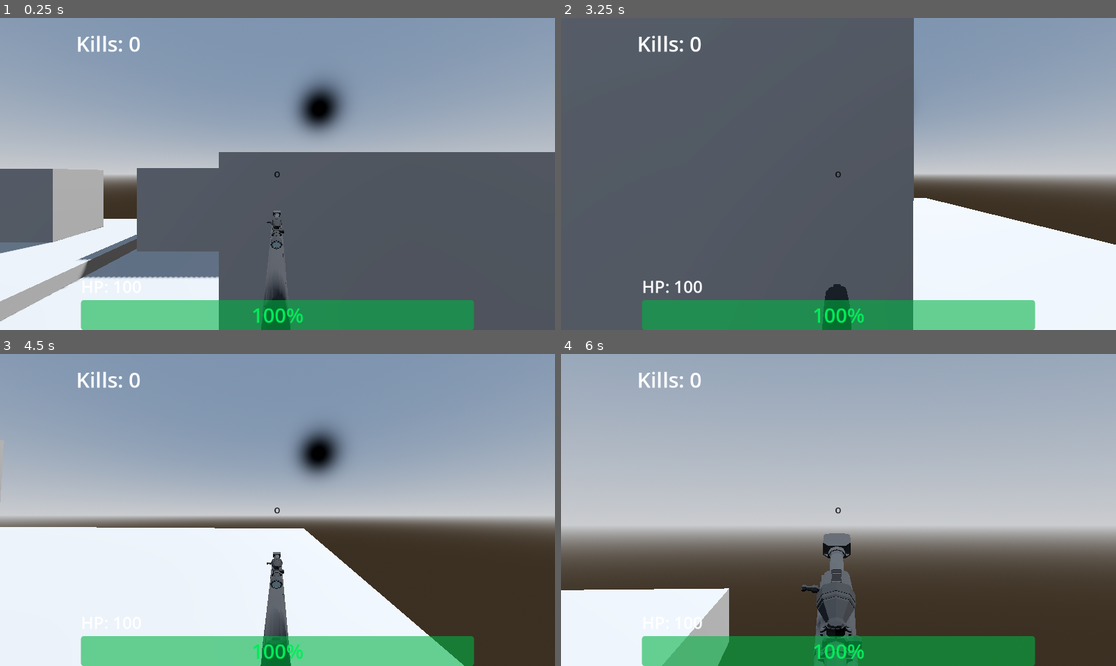
Above: before the commit, frames 1-4 (two rows, left to right).
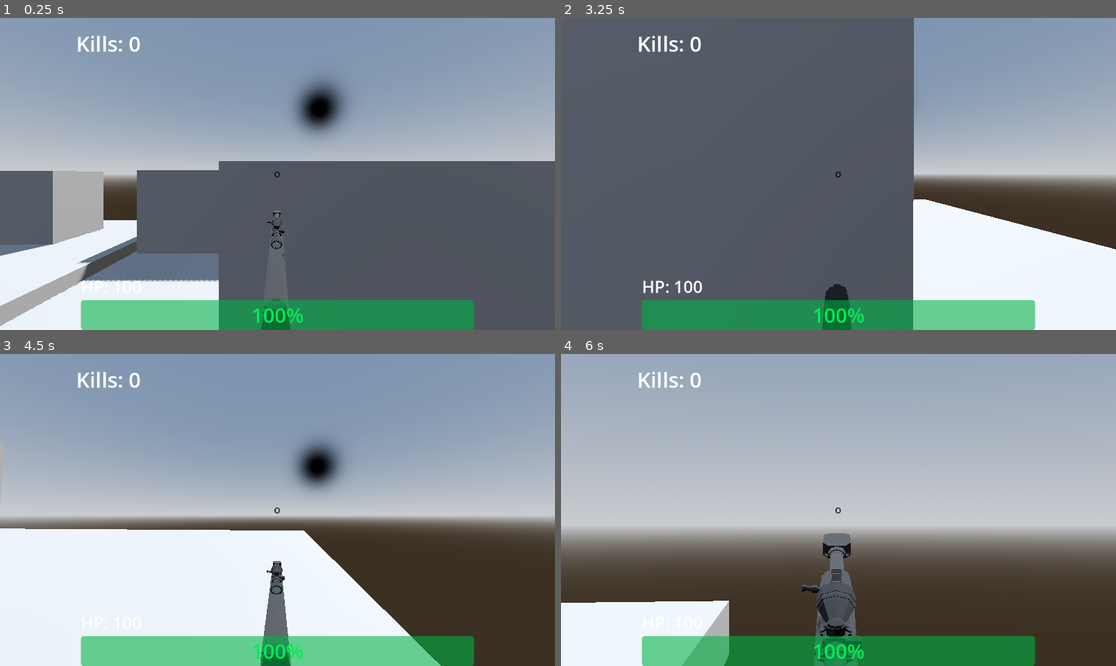
Above: after the commit, the same moments.

Repository: SaebyulH/multiplayer-game
Game: Godot game, scene res://game.tscn
Same seed, same stepped clock (60 frames per second), same inputs: the game is played once before the commit and once after it. This scene is started directly instead of the project's main scene.
Inputs (mouse positions are in pixels of both pictures, inside the frame that each line leads up to):
- Up to frame 1 (0.25 s): no input
- Up to frame 2 (3.25 s): move the mouse to (866, 174) at 0.52 s; hold Right mouse button (ads) 0.53-1.28 s; hold W (forward) from 0.53 s (still down); tap Space (jump) at 0.77, 1.52, 2.75, 3.02 s; move the mouse to (810, 174) at 1.27 s; click (810, 174) at 1.35 s; tap Enter at 2 s; move the mouse to (849, 167) at 2.02 s; hold Shift (slide) 2.03-2.78 s; move the mouse to (832, 180) at 2.77 s; right-click (832, 180) at 2.85 s
- Up to frame 3 (4.5 s): keep holding W (forward); move the mouse to (316, 513) at 3.52 s; press the mouse at (316, 513) at 3.53 s; tap Space (jump) at 3.77 s; move the mouse to (233, 506) at 4.27 s; release the mouse at (233, 506) at 4.28 s; tap Shift (slide) at 4.35 s
- Up to frame 4 (6 s): tap Space (jump) at 4.52 s; move the mouse to (844, 510) at 5.02 s; hold Right mouse button (ads) 5.03-5.78 s; move the mouse to (816, 503) at 5.77 s; release W (forward) at 5.78 s; hold D (right) from 5.78 s (still down); click (816, 503) at 5.85 s

The runs differ from the first frame. In frame 1, 3.5% of the frame differs, in the area x 0-100%, y 42-99%; in frame 2, 0.3%; in frame 3, 3.0%; in frame 4, 1.8%.

Commit message:
improve player

Diff:
--- a/Player.tscn
+++ b/Player.tscn
@@ -9,9 +9,17 @@
 [sub_resource type="CapsuleShape3D" id="CapsuleShape3D_0rwas"]
 
 [sub_resource type="StandardMaterial3D" id="StandardMaterial3D_kpjcp"]
+albedo_color = Color(0.38735604, 0, 0.14073187, 1)
+
+[sub_resource type="CapsuleMesh" id="CapsuleMesh_xhfnw"]
+height = 1.5
+
+[sub_resource type="StandardMaterial3D" id="StandardMaterial3D_cxr5p"]
 albedo_color = Color(1, 0.35684806, 0.5079961, 1)
 
-[sub_resource type="CapsuleMesh" id="CapsuleMesh_xhfnw"]
+[sub_resource type="CapsuleMesh" id="CapsuleMesh_cxr5p"]
+radius = 0.25
+height = 0.5
 
 [sub_resource type="StandardMaterial3D" id="StandardMaterial3D_xhfnw"]
 albedo_color = Color(0.39181867, 0.39181864, 0.39181864, 1)
@@ -72,6 +80,12 @@
 [sub_resource type="SphereShape3D" id="SphereShape3D_e80uo"]
 radius = 0.99999017
 
+[sub_resource type="SphereShape3D" id="SphereShape3D_cxr5p"]
+radius = 0.34756088
+
+[sub_resource type="CapsuleShape3D" id="CapsuleShape3D_cxr5p"]
+height = 1.4765625
+
 [node name="Player" type="CharacterBody3D" unique_id=1040195153]
 script = ExtResource("1_xhfnw")
 
@@ -79,16 +93,24 @@
 shape = SubResource("CapsuleShape3D_0rwas")
 
 [node name="MeshInstance3D" type="MeshInstance3D" parent="." unique_id=1616540823]
+transform = Transform3D(1, 0, 0, 0, 1, 0, 0, 0, 1, 0, -0.27725387, 0)
 material_override = SubResource("StandardMaterial3D_kpjcp")
 mesh = SubResource("CapsuleMesh_xhfnw")
 
+[node name="MeshInstance3D2" type="MeshInstance3D" parent="." unique_id=2026089259]
+transform = Transform3D(1, 0, 0, 0, 1, 0, 0, 0, 1, 0, 0.7044293, 0)
+material_override = SubResource("StandardMaterial3D_cxr5p")
+mesh = SubResource("CapsuleMesh_cxr5p")
+
 [node name="Head" type="Node3D" parent="." unique_id=310579590]
-transform = Transform3D(1, 0, 0, 0, 1, 0, 0, 0, 1, 0, 0.5, 0)
+transform = Transform3D(1, 0, 0, 0, 1, 0, 0, 0, 1, 0, 0.73080194, 0)
 
 [node name="Camera3D" type="Camera3D" parent="Head" unique_id=1949569597]
 
 [node name="AttackRaycast" type="RayCast3D" parent="Head/Camera3D" unique_id=1871601543]
 target_position = Vector3(0, 0, -1000)
+collision_mask = 3
+collide_with_areas = true
 
 [node name="CSGCombiner3D" type="CSGCombiner3D" parent="Head" unique_id=2003275331]
 transform = Transform3D(1, 0, 0, 0, 0.99999994, 0, 0, 0, 0.99999994, 0.12826478, 0, -0.5170328)
@@ -97,7 +119,7 @@
 [node name="Leader _50" parent="Head/CSGCombiner3D" unique_id=482514637 instance=ExtResource("2_cxr5p")]
 transform = Transform3D(-1.1293354e-08, 0, 0.3172592, 0, 0.22492985, 0, -0.25836134, 0, -1.3867816e-08, -0.1328203, -0.4340573, -0.508076)
 
-[node name="Light" parent="Head/CSGCombiner3D/Leader _50" index="0" unique_id=633882731]
+[node name="Light" parent="Head/CSGCombiner3D/Leader _50" index="0" unique_id=104521066]
 light_energy = 0.0
 
 [node name="MultiplayerSynchronizer" type="MultiplayerSynchronizer" parent="." unique_id=640499472]
@@ -193,4 +215,18 @@
 [node name="CollisionShape3D" type="CollisionShape3D" parent="MagneticRange" unique_id=661632718]
 shape = SubResource("SphereShape3D_e80uo")
 
+[node name="HeadHitbox" type="Area3D" parent="." unique_id=2071605120]
+collision_layer = 2
+
+[node name="CollisionShape3D" type="CollisionShape3D" parent="HeadHitbox" unique_id=283319358]
+transform = Transform3D(1, 0, 0, 0, 1, 0, 0, 0, 1, -0.0047561526, 0.71557635, 0.008369625)
+shape = SubResource("SphereShape3D_cxr5p")
+
+[node name="BodyHitbox" type="Area3D" parent="." unique_id=337833301]
+collision_layer = 2
+
+[node name="CollisionShape3D" type="CollisionShape3D" parent="BodyHitbox" unique_id=769585010]
+transform = Transform3D(1, 0, 0, 0, 1, 0, 0, 0, 1, 0, -0.26171875, 0)
+shape = SubResource("CapsuleShape3D_cxr5p")
+
 [editable path="Head/CSGCombiner3D/Leader _50"]
--- a/player.gd
+++ b/player.gd
@@ -7,8 +7,9 @@
 
 # Stats
 const MAX_HEALTH = 100
-const DAMAGE = 15
-const FIRE_RATE = 0.04
+const DAMAGE = 10
+const CRIT = 3.0
+const FIRE_RATE = 0.08
 
 # Movement modes
 enum MovementMode { WALK, SLIDE }
@@ -439,8 +440,13 @@
 	var hit = raycast.get_collider()
 	if hit == null or hit == self:
 		return
-	if hit is CharacterBody3D and hit.has_method("take_damage"):
-		hit.take_damage.rpc_id(hit.get_multiplayer_authority(), DAMAGE, multiplayer.get_unique_id())
+
+	if hit is Area3D and hit.get_parent().has_method("take_damage"):
+		if hit.is_in_group("head"):
+			hit.take_damage.rpc_id(hit.get_multiplayer_authority(), DAMAGE * CRIT, multiplayer.get_unique_id())
+		else:
+			hit.take_damage.rpc_id(hit.get_multiplayer_authority(), DAMAGE, multiplayer.get_unique_id())
+
 
 @rpc("any_peer", "call_local", "reliable")
 func take_damage(amount: int, shooter_id: int):
